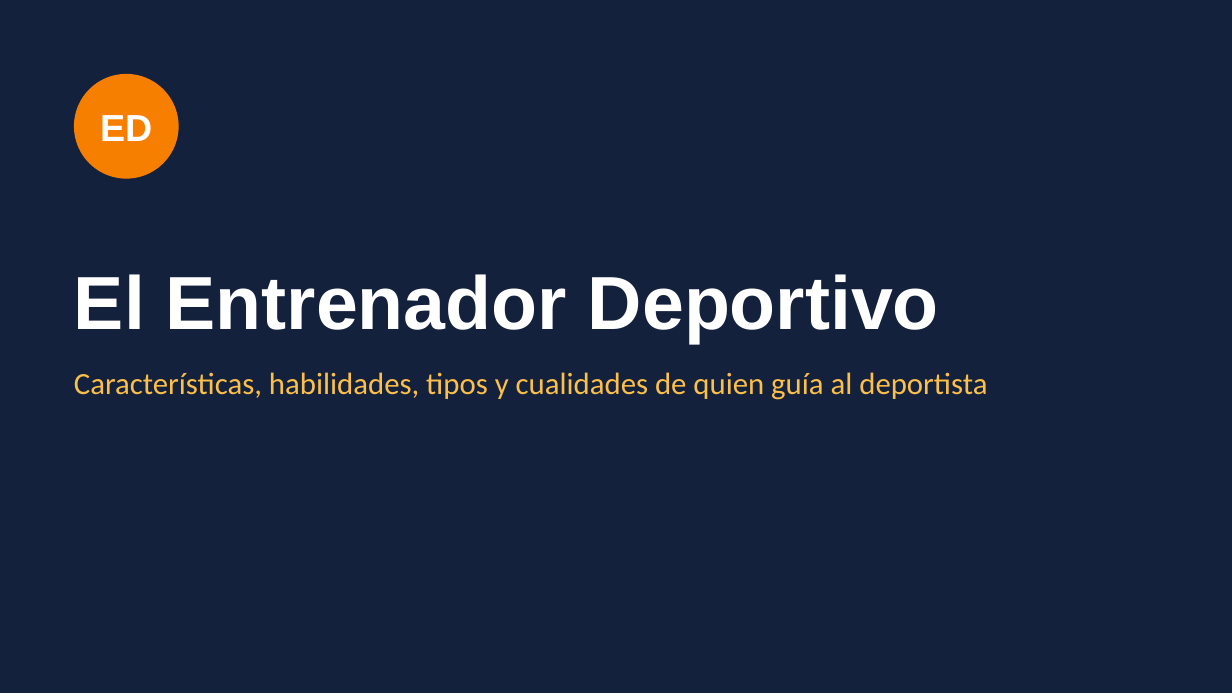
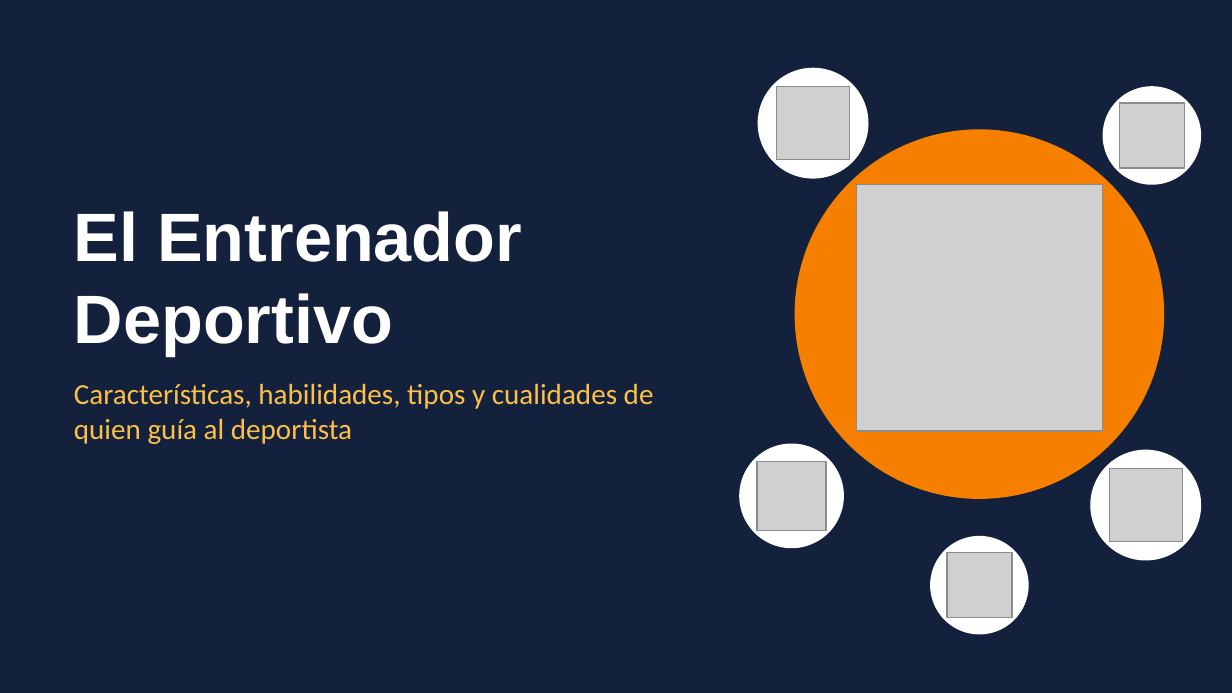
Before and after one commit to lentesparajoseee9/paginas, a slide deck: slide 1 of presentacion/Entrenador_Deportivo.pptx. Drawn at 1232x693 pixels with LibreOffice and Linux fonts; fonts in the diff are those of the drawing; grey boxes stand for pictures. Boxes give left, top, right and bottom in pixels: in the first picture for what was removed or moved away, otherwise in the second. Text is boxed around its words. In the diff, an @@ line names an element or a change of style, - is before the commit and + after.

```diff
--- a/presentacion/Entrenador_Deportivo.pptx
+++ b/presentacion/Entrenador_Deportivo.pptx
@@ ellipse removed at [74, 74, 179, 179] @@
-ED
@@ ellipse added at [758, 68, 869, 179], fill #FFFFFF @@
@@ picture added at [776, 86, 849, 159] @@
@@ ellipse added at [1103, 86, 1201, 185], fill #FFFFFF @@
@@ picture added at [1120, 103, 1185, 169] @@
@@ ellipse added at [795, 129, 1164, 499], fill #F77F00 @@
@@ text "El Entrenador Deportivo": place and size @@
-text "El Entrenador Deportivo" at [74, 274, 939, 344]
+text "El Entrenador Deportivo" at [74, 211, 522, 356]
@@ text "El Entrenador Deportivo" at [74, 211, 522, 356]: size 44 to 40 pt @@
@@ picture added at [856, 185, 1103, 431] @@
@@ text "Características, habilidades, tipos y cualidades ...": place and size @@
-text "Características, habilidades, tipos y cualidades ..." at [74, 372, 987, 400]
+text "Características, habilidades, tipos y cualidades ..." at [74, 383, 654, 444]
@@ text "Características, habilidades, tipos y cualidades ..." at [74, 383, 654, 444]: size 18 to 17 pt @@
@@ ellipse added at [739, 444, 844, 548], fill #FFFFFF @@
@@ picture added at [756, 461, 825, 530] @@
@@ ellipse added at [1090, 450, 1201, 561], fill #FFFFFF @@
@@ picture added at [1109, 468, 1181, 541] @@
@@ ellipse added at [930, 536, 1029, 634], fill #FFFFFF @@
@@ picture added at [947, 553, 1013, 618] @@
```
Also in this commit, not shown: 8 other slides changed.
